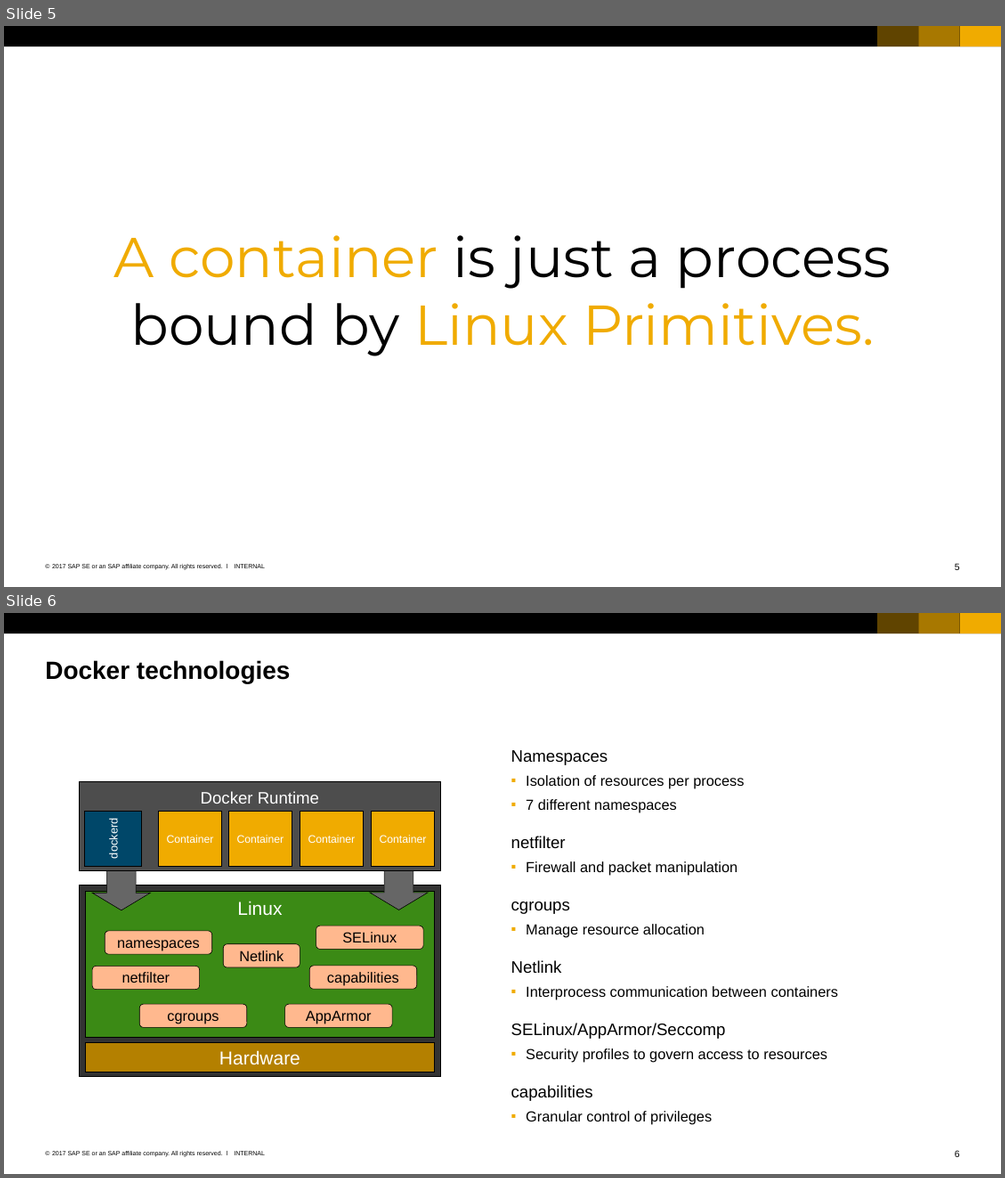
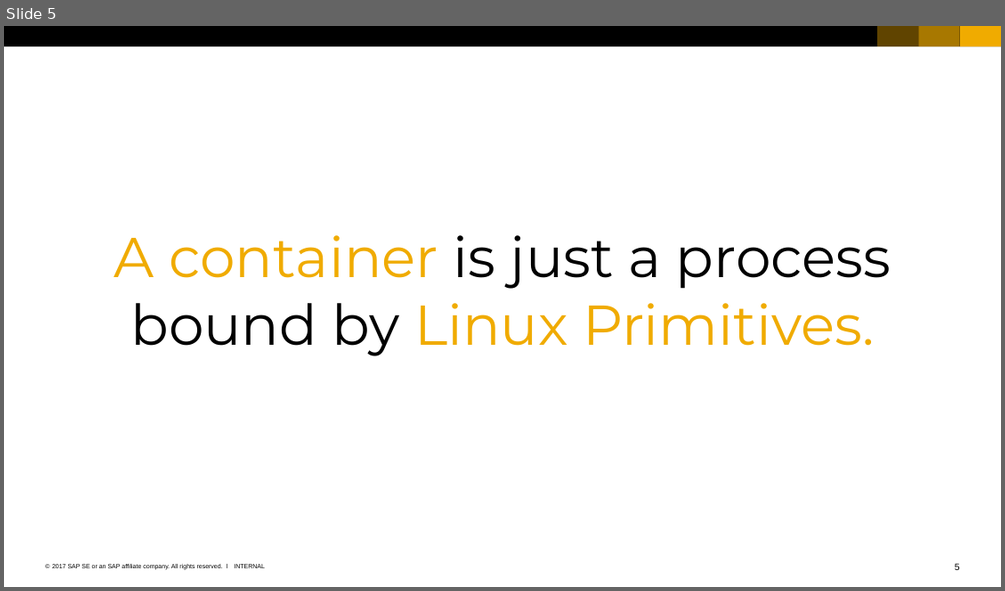
Before and after one commit to cuijiyao01/docker-k8s-training, a slide deck: docker/01_Basics_of_containers.pptx. Shown one above the other, each under a label of ours: slides 5 and 6 before the commit, slide 5 after it. The pictures are 1005x1178 and 1005x591 pixels, drawn with LibreOffice and Linux fonts; fonts in the diff are those of the drawing. Boxes give left, top, right and bottom in pixels: in the first picture for what was removed or moved away, otherwise in the second. Text is boxed around its words. In the diff, an @@ line names an element or a change of style, - is before the commit and + after.

Commit message:
Some polishing of the Docker slides.

```diff
--- a/docker/01_Basics_of_containers.pptx
+++ b/docker/01_Basics_of_containers.pptx
@@ slide 6 removed at (x1=4, y1=613, x2=1001, y2=1174), background #FFFFFF; not listed: 7 template elements that a slide beside it also shows @@
@@ title removed at (x1=45, y1=660, x2=291, y2=683) @@
-Docker technologies
@@ text removed at (x1=511, y1=750, x2=838, y2=1124) @@
-Namespaces
-  ▪ Isolation of resources per process
-  ▪ 7 different namespaces
-netfilter
-  ▪ Firewall and packet manipulation
-cgroups
-  ▪ Manage resource allocation
-Netlink
-  ▪ Interprocess communication between containers
-SELinux/AppArmor/Seccomp
-  ▪ Security profiles to govern access to resources
-capabilities
-  ▪ Granular control of privileges
@@ rectangle removed at (x1=79, y1=781, x2=440, y2=871) @@
-Docker Runtime
@@ rectangle removed at (x1=85, y1=811, x2=141, y2=866) @@
-dockerd
@@ rectangle removed at (x1=159, y1=811, x2=222, y2=866) @@
-Container
@@ rectangle removed at (x1=229, y1=811, x2=292, y2=866) @@
-Container
@@ rectangle removed at (x1=299, y1=811, x2=364, y2=866) @@
-Container
@@ rectangle removed at (x1=371, y1=811, x2=435, y2=866) @@
-Container
@@ down arrow removed at (x1=92, y1=865, x2=151, y2=910) @@
@@ down arrow removed at (x1=370, y1=864, x2=428, y2=909) @@
@@ rectangle removed at (x1=79, y1=885, x2=440, y2=1077) @@
@@ rectangle removed at (x1=86, y1=890, x2=435, y2=1036) @@
-Linux
@@ rounded rectangle removed at (x1=105, y1=931, x2=212, y2=954) @@
-namespaces
@@ rounded rectangle removed at (x1=316, y1=925, x2=424, y2=949) @@
-SELinux
@@ rounded rectangle removed at (x1=223, y1=944, x2=299, y2=967) @@
-Netlink
@@ rounded rectangle removed at (x1=92, y1=965, x2=200, y2=989) @@
-netfilter
@@ rounded rectangle removed at (x1=309, y1=965, x2=417, y2=988) @@
-capabilities
@@ rounded rectangle removed at (x1=139, y1=1004, x2=247, y2=1027) @@
-cgroups
@@ rounded rectangle removed at (x1=285, y1=1004, x2=393, y2=1027) @@
-AppArmor
@@ rectangle removed at (x1=86, y1=1042, x2=435, y2=1071) @@
-Hardware
```
Also in this commit, not shown: 1 slide changed, 3 other files.
